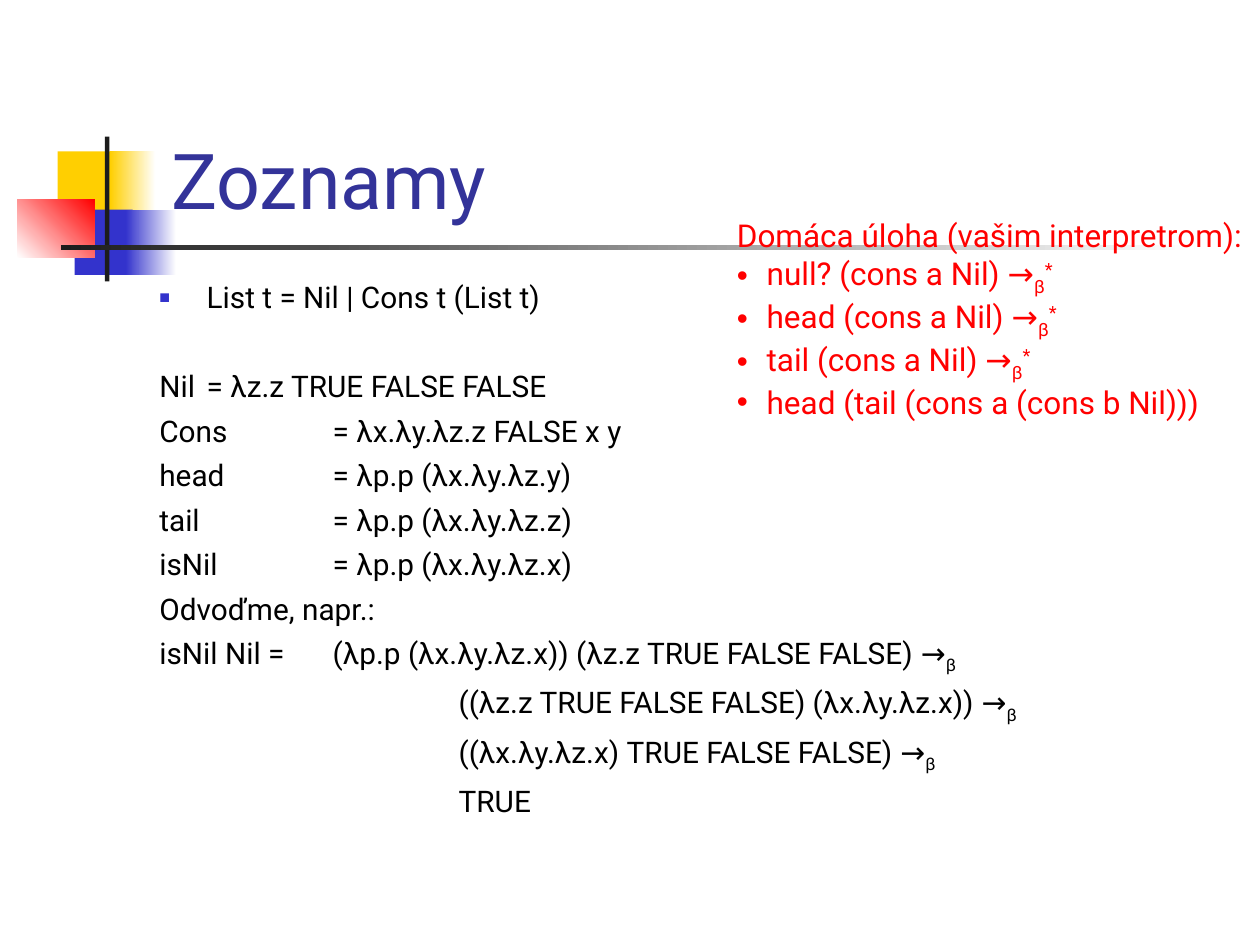
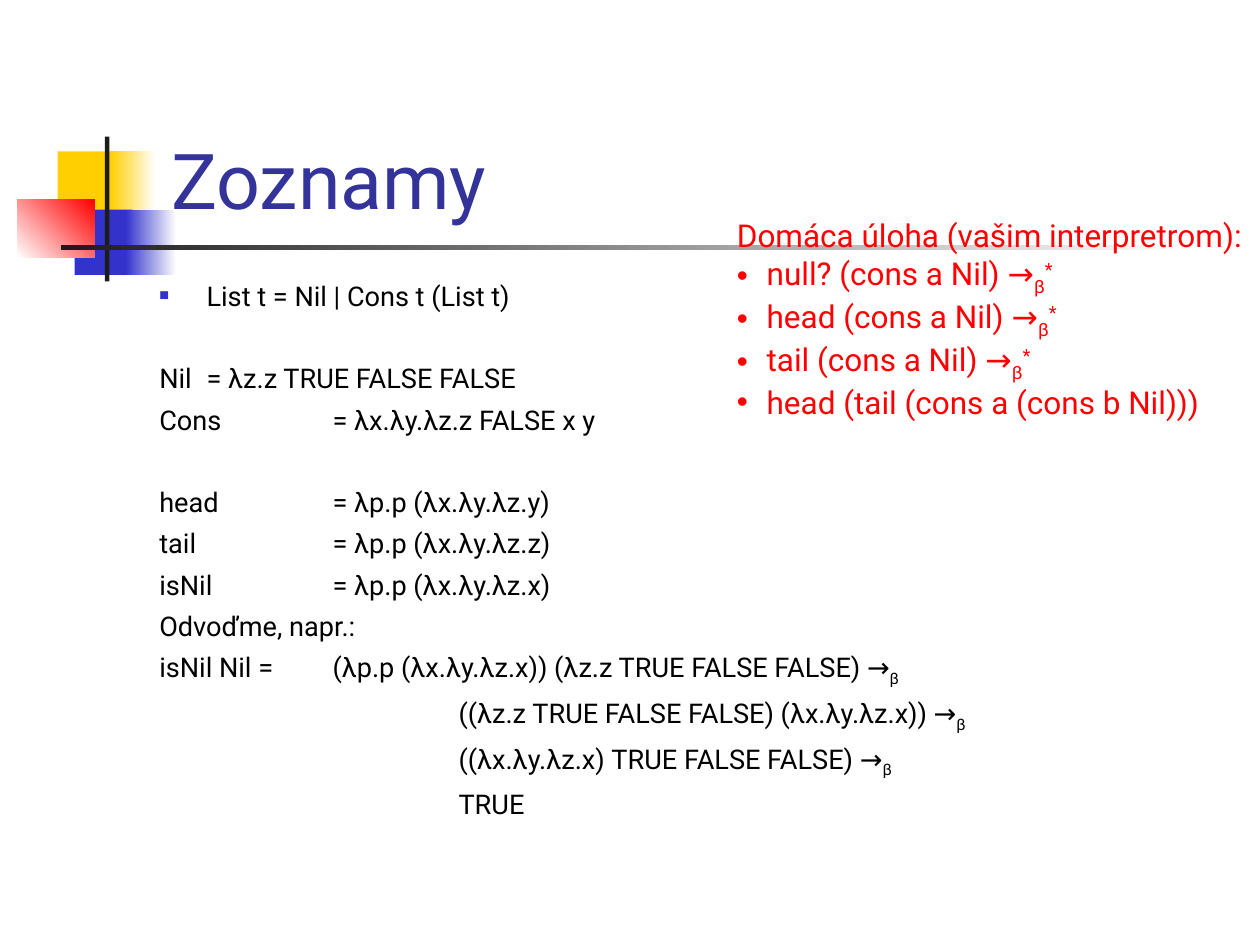
Before and after one commit to Funkcionalne/Prednasky, a slide deck: slide 16 of 06/06_fpro.ppt (slide 15 before the commit). Drawn at 1260x945 pixels with LibreOffice and Linux fonts; fonts in the diff are those of the drawing. Boxes give left, top, right and bottom in pixels: in the first picture for what was removed or moved away, otherwise in the second. Text is boxed around its words. In the diff, an @@ line names an element or a change of style, - is before the commit and + after.

```diff
--- a/06/06_fpro.ppt
+++ b/06/06_fpro.ppt
@@ text "List t = Nil | ..." at (159,284,965,815): size 17 to 15.5 pt @@
```
Also in this commit, not shown: 4 other slides changed, 1 slide added, 2 other files.
